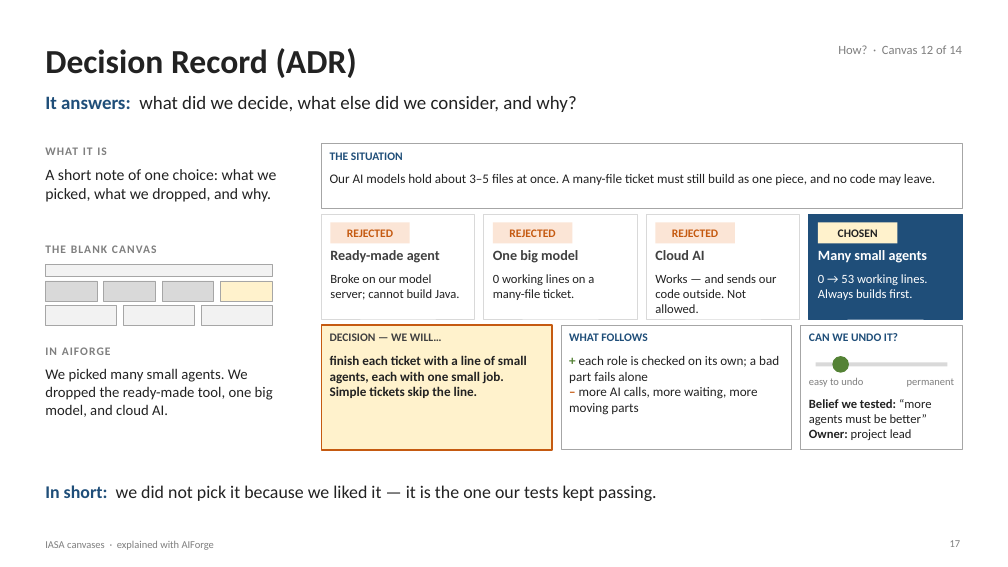
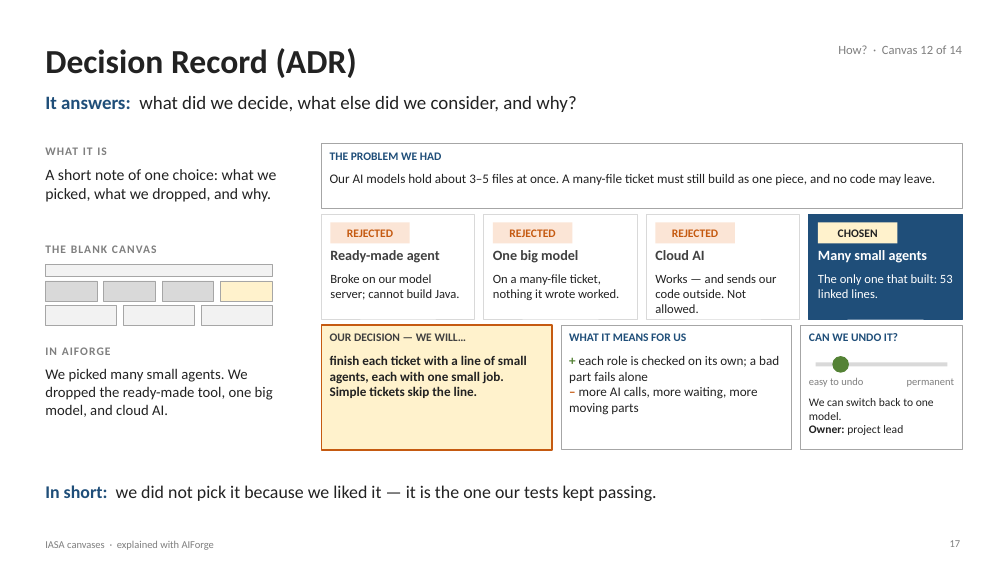
Before and after one commit to Manikanta-Reddy-Pasala/tools, a slide deck: slide 17 of course/iasa-aiforge/IASA-Canvases-with-AIForge.pptx. Drawn at 1008x567 pixels with LibreOffice and Linux fonts; fonts in the diff are those of the drawing. Boxes give left, top, right and bottom in pixels: in the first picture for what was removed or moved away, otherwise in the second. Text is boxed around its words. In the diff, an @@ line names an element or a change of style, - is before the commit and + after.

```diff
--- a/course/iasa-aiforge/IASA-Canvases-with-AIForge.pptx
+++ b/course/iasa-aiforge/IASA-Canvases-with-AIForge.pptx
@@ text at bbox=[330, 152, 442, 160]: text changed @@
-THE SITUATION
+THE PROBLEM WE HAD
@@ text at bbox=[493, 274, 619, 300]: text changed @@
-0 working lines on a many-file ticket.
+On a many-file ticket, nothing it wrote worked.
@@ text at bbox=[818, 274, 953, 298]: text changed @@
-0 → 53 working lines. Always builds first.
+The only one that built: 53 linked lines.
@@ text at bbox=[330, 333, 467, 341]: text changed @@
-DECISION — WE WILL…
+OUR DECISION — WE WILL…
@@ text at bbox=[569, 333, 686, 341]: text changed @@
-WHAT FOLLOWS
+WHAT IT MEANS FOR US
@@ text at bbox=[809, 398, 934, 420]: text changed; size 12 to 11 pt @@
-Belief we tested: “more agents must be better”
+We can switch back to one model.
@@ text at bbox=[809, 425, 903, 435]: size 12 to 11 pt in "Owner: project lead" @@
```
Also in this commit, not shown: 11 other slides changed, 2 other files.
